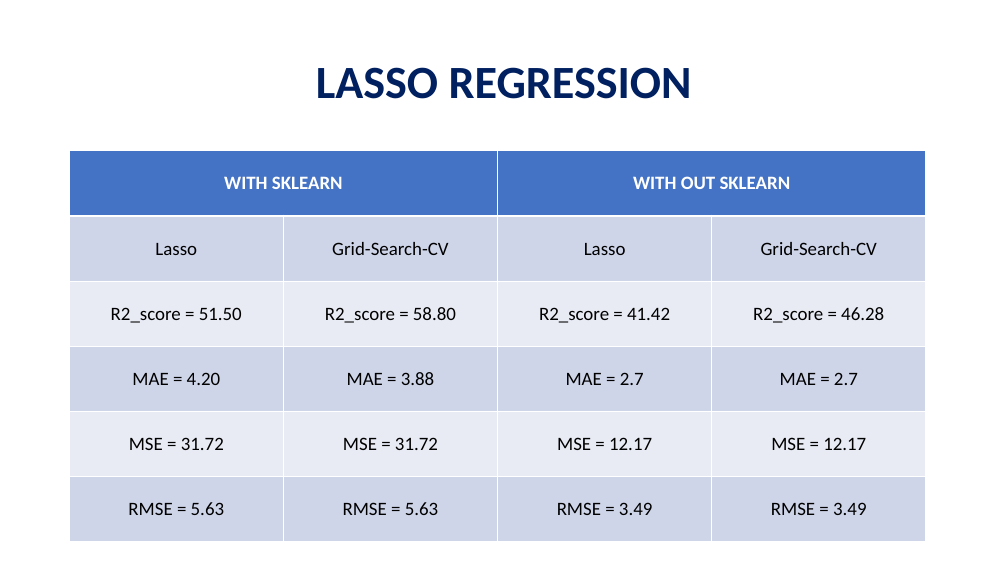
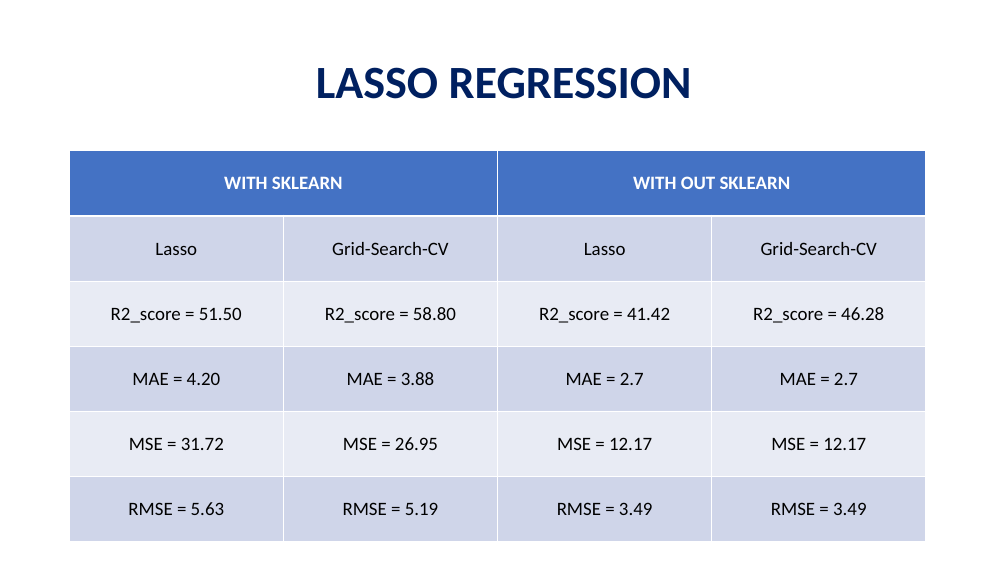
Before and after one commit to Reddappa-M-R-4431/Reddappa_4431, a slide deck: slide 3 of Week-4-Presentation/LASSO REGRESSION presentation.pptx. Drawn at 1008x567 pixels with LibreOffice and Linux fonts; fonts in the diff are those of the drawing. Boxes give left, top, right and bottom in pixels: in the first picture for what was removed or moved away, otherwise in the second. Text is boxed around its words. In the diff, an @@ line names an element or a change of style, - is before the commit and + after.

```diff
--- a/Week-4-Presentation/LASSO REGRESSION presentation.pptx
+++ b/Week-4-Presentation/LASSO REGRESSION presentation.pptx
@@ table at box(70, 151, 926, 542) @@
-row 5, column 2: MSE = 31.72
+row 5, column 2: MSE = 26.95
-row 6, column 2: RMSE = 5.63
+row 6, column 2: RMSE = 5.19
```
Also in this commit, not shown: 3 other files.
